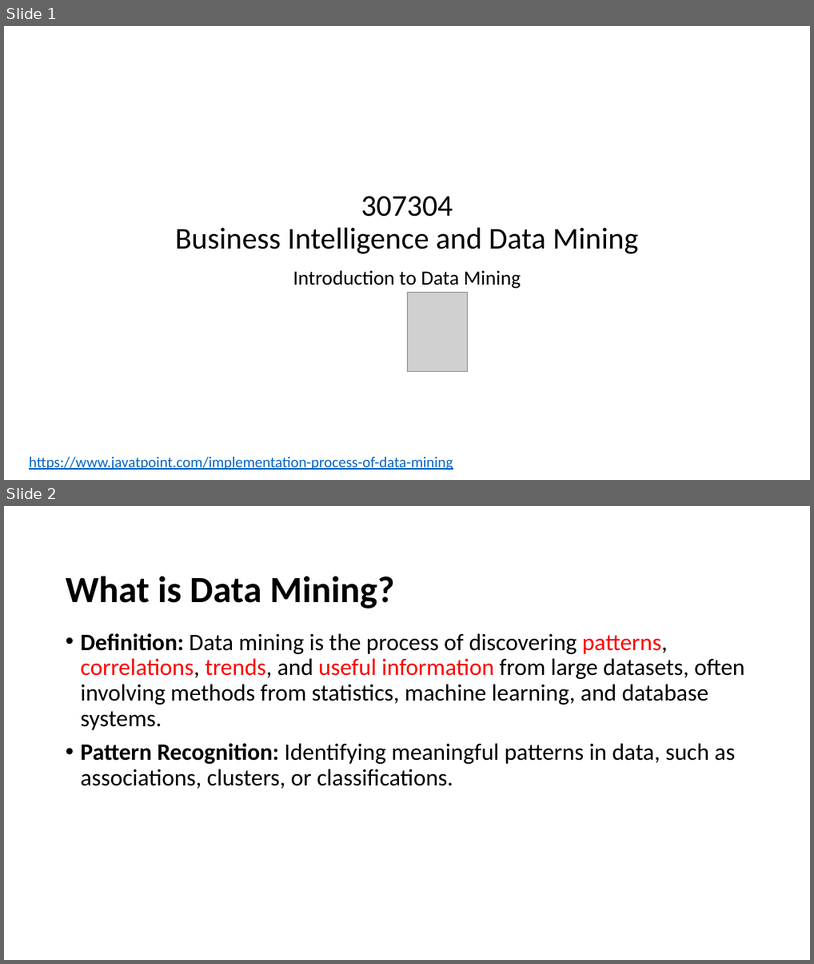
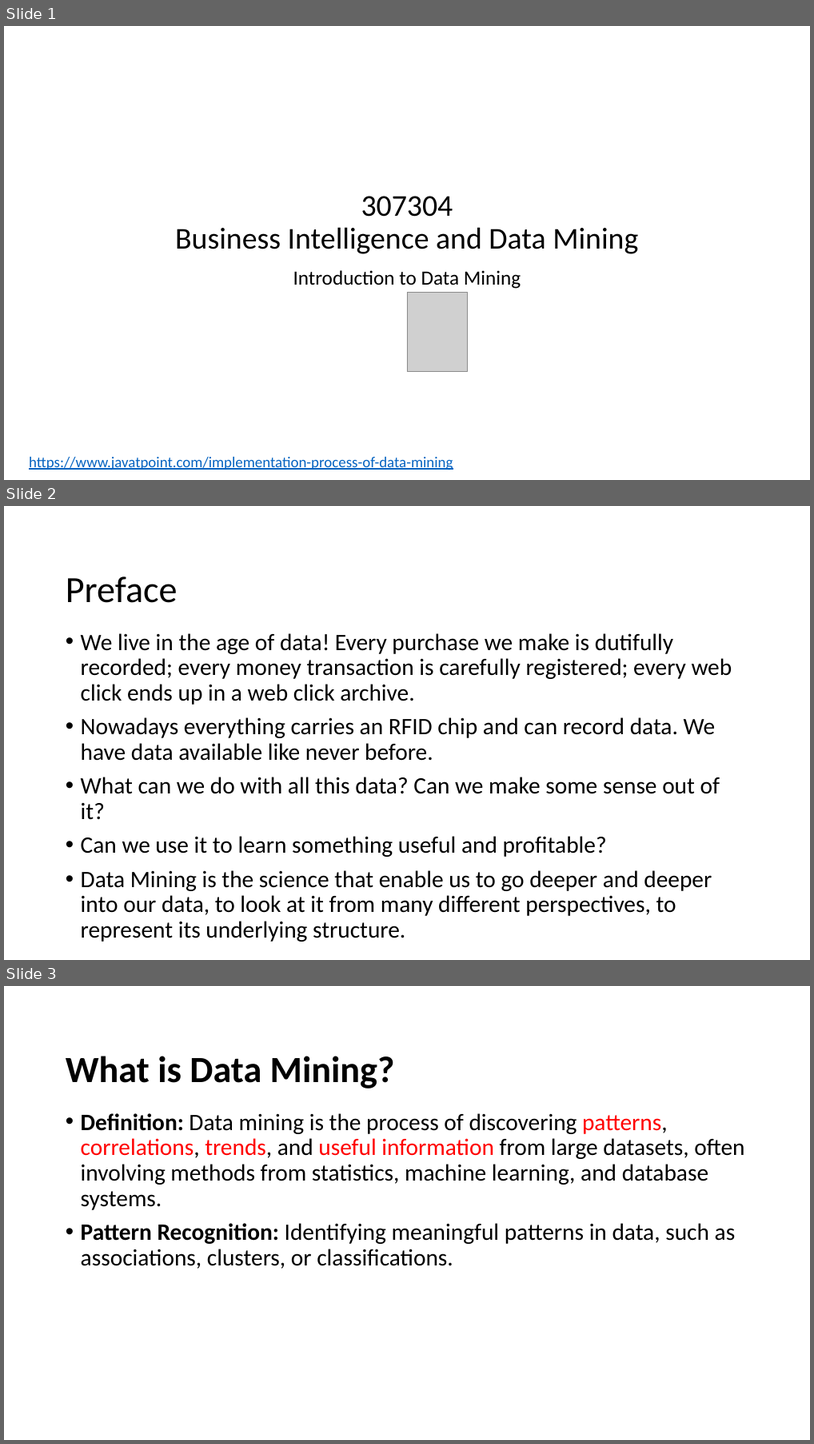
Before and after one commit to msfasha/307304-Data-Mining, a slide deck: 20243/Part 1-Introduction/Introduction to Data Mining.pptx. Shown one above the other, each under a label of ours: slides 1 and 2 before the commit, slides 1, 2 and 3 after it. The pictures are 814x964 and 814x1444 pixels, drawn with LibreOffice and Linux fonts; fonts in the diff are those of the drawing; grey boxes stand for pictures; background and template pictures are left out. Boxes give left, top, right and bottom in pixels: in the first picture for what was removed or moved away, otherwise in the second. Text is boxed around its words. In the diff, an @@ line names an element or a change of style, - is before the commit and + after.

```diff
--- a/20243/Part 1-Introduction/Introduction to Data Mining.pptx
+++ b/20243/Part 1-Introduction/Introduction to Data Mining.pptx
@@ slide 2 added at bbox=[4, 506, 810, 960], background #FFFFFF @@
@@ title added at bbox=[66, 576, 178, 603], 44 pt, text #000000 @@
+Preface
@@ text added at bbox=[81, 633, 733, 916], 28 pt, text #000000 @@
+• We live in the age of data! Every purchase we make is dutifully recorded; every money transaction is carefully registered; every web click ends up in a web click archive.
+• Nowadays everything carries an RFID chip and can record data. We have data available like never before.
+• What can we do with all this data? Can we make some sense out of it?
+• Can we use it to learn something useful and profitable?
+• Data Mining is the science that enable us to go deeper and deeper into our data, to look at it from many different perspectives, to represent its underlying structure.
@@ what was slide 2 is now slide 3 @@
```
Also in this commit, not shown: 29 other files.
